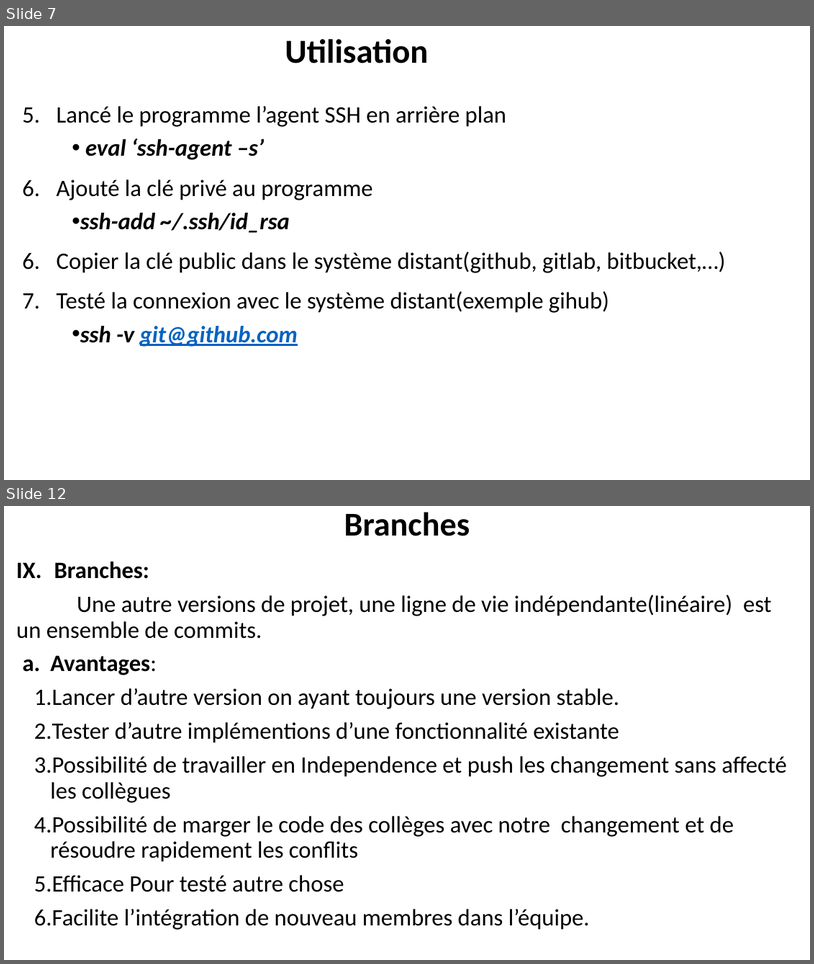
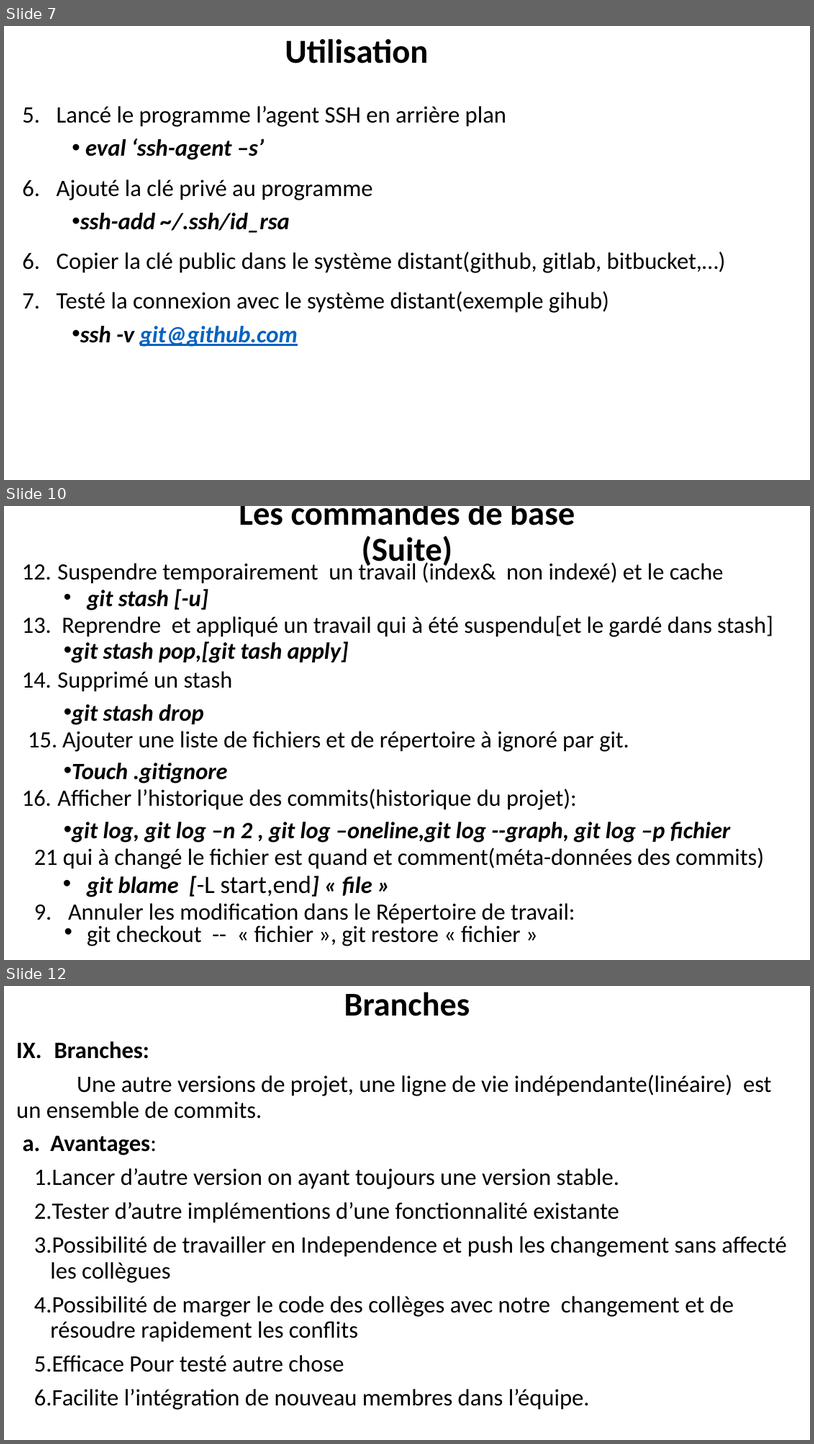
Before and after one commit to belakebiboussad/form, a slide deck: Formation Git.pptx. Shown one above the other, each under a label of ours: slides 7 and 12 before the commit, slides 7, 10 and 12 after it; the slides between them are not shown. The pictures are 814x964 and 814x1444 pixels, drawn with LibreOffice and Linux fonts; fonts in the diff are those of the drawing. Boxes give left, top, right and bottom in pixels: in the first picture for what was removed or moved away, otherwise in the second. Text is boxed around its words. In the diff, an @@ line names an element or a change of style, - is before the commit and + after.

```diff
--- a/Formation Git.pptx
+++ b/Formation Git.pptx
@@ slide 10 added at (4, 506, 810, 960), background #FFFFFF @@
@@ title added at (239, 506, 575, 569), 40 pt, text #000000, bold @@
+Les commandes de base (Suite)
@@ text added at (34, 560, 774, 946), 27.8 pt, text #000000 @@
+  12. Suspendre temporairement un travail (index& non indexé) et le cache
+  • git stash [-u]
+  13. Reprendre et appliqué un travail qui à été suspendu[et le gardé dans stash]
+  • git stash pop,[git tash apply]
+  14. Supprimé un stash
+  • git stash drop
+  15. Ajouter une liste de fichiers et de répertoire à ignoré par git.
+  • Touch .gitignore
+  16. Afficher l’historique des commits(historique du projet):
+  • git log, git log –n 2 , git log –oneline,git log --graph, git log –p fichier
+  21 qui à changé le fichier est quand et comment(méta-données des commits)
+  • git blame [-L start,end] « file »
+  9. Annuler les modification dans le Répertoire de travail:
+  • git checkout -- « fichier », git restore « fichier »
```
Also in this commit, not shown: 6 slides changed, 1 other slide added, 1 slide removed, 2 other files.
